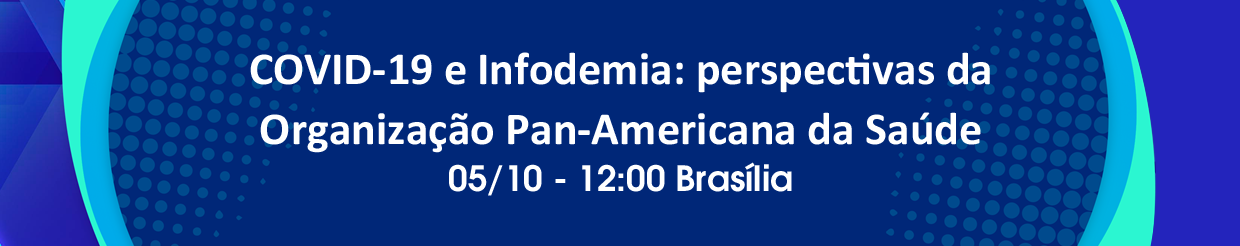
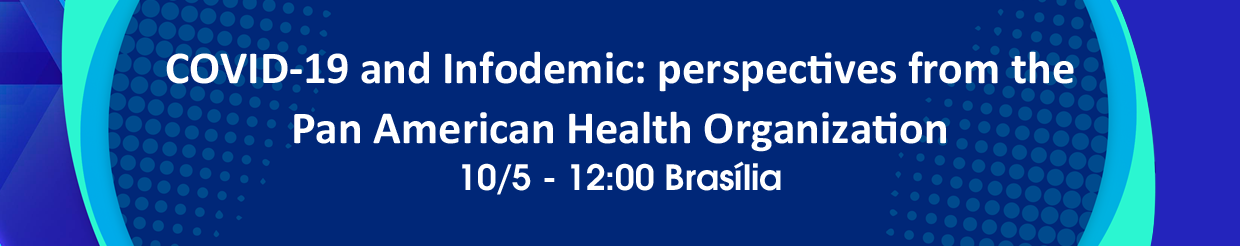
Before/after of a (1240, 246) layered artwork. What changed in the layer stack:
showed group "En" (3 layers) over (x1=166, y1=51, x2=1074, y2=195)
painted on "COVID-19 and Infodemic: perspectives from the Pan American Heal" over (x1=452, y1=161, x2=791, y2=195)
hid group "Pt" (2 layers) over (x1=250, y1=52, x2=1074, y2=196)
